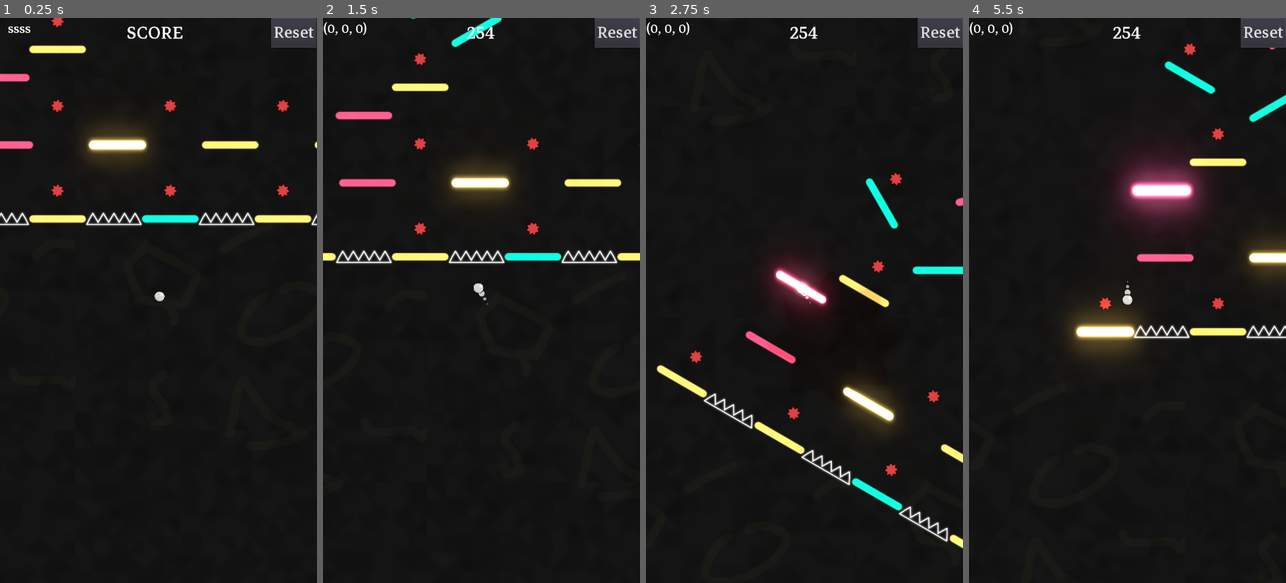
Above: before the commit, frames 1-4 (left to right).
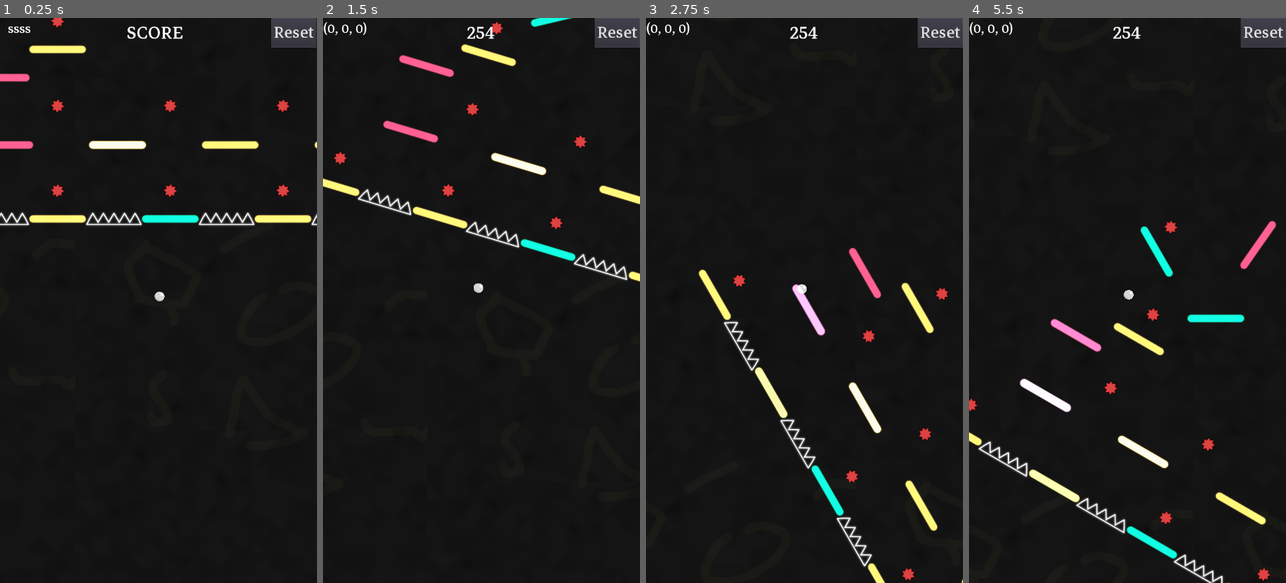
Above: after the commit, the same moments.

Repository: dolorismachina/Pivot
Game: Godot game, scene res://Scenes/Main/Main.tscn
Two runs of this game, one before a commit and one after it. Both use one fixed random seed, a clock stepped at 60 frames per second and the inputs below. The engine's default icon, where the game draws it, is replaced by a stand-in: a white triangle on a blue panel in a dark square.
Inputs (mouse positions are in pixels of both pictures, inside the frame that each line leads up to):
- Up to frame 1 (0.25 s): no input
- Up to frame 2 (1.5 s): move the mouse to (551, 272) at 0.52 s; hold Right (ui_right) 0.53-1.28 s; hold Space (space) 0.53-1.28 s; click (551, 272) at 0.67 s; move the mouse to (418, 328) at 1.27 s; hold Left (ui_left) from 1.28 s (still down); tap Space (space) at 1.35 s; click (418, 328) at 1.42 s
- Up to frame 3 (2.75 s): move the mouse to (836, 176) at 2.02 s; release Left (ui_left) at 2.03 s; hold Right (ui_right) from 2.03 s (still down); hold Space (space) from 2.03 s (still down); click (836, 176) at 2.17 s
- Up to frame 4 (5.5 s): move the mouse to (1111, 413) at 2.77 s; release Space (space) at 2.78 s; tap Space (space) at 2.85, 4.35 s; click (1111, 413) at 2.92 s; move the mouse to (1222, 385) at 3.52 s; release Right (ui_right) at 3.53 s; hold Space (space) 3.53-4.28 s; hold Left (ui_left) from 3.53 s (still down); click (1222, 385) at 3.67 s; move the mouse to (1032, 215) at 4.27 s; click (1032, 215) at 4.42 s; move the mouse to (1143, 300) at 5.02 s; hold Space (space) from 5.03 s (still down); click (1143, 300) at 5.17 s

The runs differ from the first frame. In frame 1, 1.1% of the frame differs, in the area x 26-48%, y 18-27%; in frame 2, 7.6%; in frame 3, 8.8%; in frame 4, 12%, in the area x 0-100%, y 4-100%.
Error before the commit: Invalid get index 'Direction' (on base: 'null instance'). (res://Scenes/Main/Main.gd:33)
Error after the commit: Invalid get index 'modulate' (on base: 'Tween'). (res://Scenes/Blocks/Block/Block.gd:52)

Commit message:
Fix for mobile

Diff:
--- a/Scenes/Levels/Level.gd
+++ b/Scenes/Levels/Level.gd
@@ -8,9 +8,6 @@
 var previous_position : Vector2 = Vector2()
 var distance_moved : Vector2 = Vector2()
 
-
-func _process(delta):
-	$MouseController.update_position($Pivot.get_global_transform_with_canvas().origin)
 
 
 func follow_player(player):
--- a/Scenes/Levels/TestLevel.tscn
+++ b/Scenes/Levels/TestLevel.tscn
@@ -9,8 +9,6 @@
 [ext_resource path="res://Scenes/Obstacles/Spikes.tscn" type="PackedScene" id=7]
 [ext_resource path="res://Scenes/Collectables/Collectable.tscn" type="PackedScene" id=8]
 [ext_resource path="res://Scenes/LevelController/LevelController.tscn" type="PackedScene" id=9]
-[ext_resource path="res://Scenes/MobileController/MobileController.tscn" type="PackedScene" id=10]
-[ext_resource path="res://Scenes/Controllers/MouseController/MouseController.tscn" type="PackedScene" id=11]
 
 [node name="Level" type="Node2D"]
 script = ExtResource( 1 )
@@ -251,8 +249,3 @@
 
 [node name="LevelController" parent="." instance=ExtResource( 9 )]
 rotation_angle = 30
-
-[node name="MobileController" parent="." instance=ExtResource( 10 )]
-
-[node name="MouseController" parent="." instance=ExtResource( 11 )]
-enabled = false
--- a/Scenes/Main/Main.gd
+++ b/Scenes/Main/Main.gd
@@ -26,13 +26,13 @@
 func _unhandled_input(event):
 	if event is InputEventScreenTouch:
 		if $Player.velocity == Vector2(0, 0):
-			$Player.drop()
+			start_game()
 		else:
 			if event.pressed and not event.is_echo():
 				if event.position.x > 720 / 2:
-					$LevelController.rotate_level($LevelController.Direction.RIGHT)
+					current_level.get_node('LevelController').rotate_level(1)
 				else:
-					$LevelController.rotate_level($LevelController.Direction.LEFT)
+					current_level.get_node('LevelController').rotate_level(-1)
 
 	if event.is_action_pressed("space"):
 		start_game()
--- a/Scenes/MobileController/MobileController.gd
+++ b/Scenes/MobileController/MobileController.gd
@@ -7,6 +7,8 @@
 var tilt_direction = TiltDirection.NONE
 
 
+func _ready():
+	set_process(false)
 func _process(delta):
 
 	if not OS.get_name() == 'Android' or not OS.get_name() == 'iOS':
--- a/Scenes/Player/Player.tscn
+++ b/Scenes/Player/Player.tscn
@@ -86,7 +86,7 @@
 drag_margin_bottom = 0.0
 editor_draw_drag_margin = true
 script = ExtResource( 6 )
-zoom_mobile = Vector2( 0.4, 0.4 )
+zoom_mobile = Vector2( 0.75, 0.75 )
 
 [connection signal="obstacle_touched" from="." to="." method="_on_Player_obstacle_touched"]
 [connection signal="area_entered" from="Area2D" to="." method="_on_Area2D_area_entered"]
--- a/project.godot
+++ b/project.godot
@@ -98,5 +98,8 @@
 
 [rendering]
 
+quality/driver/driver_name="GLES2"
+vram_compression/import_etc=true
+vram_compression/import_etc2=false
 environment/default_clear_color=Color( 0.235294, 0.235294, 0.235294, 1 )
 environment/default_environment="res://default_env.tres"
Not shown: 1 places in Scenes/Levels/TestLevel.tscn that only renumber resources
